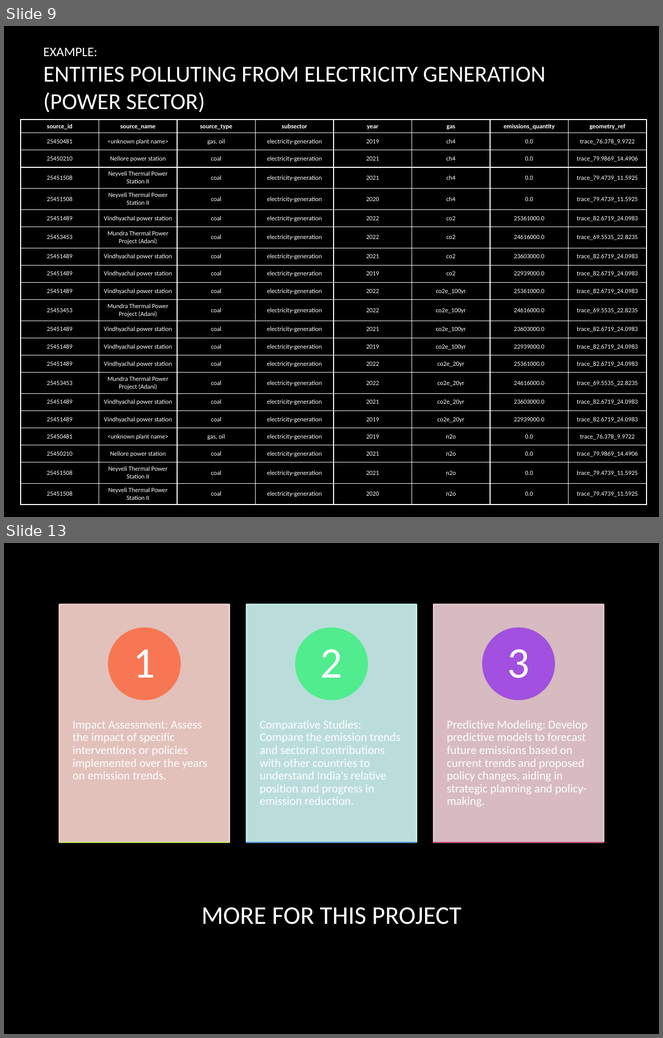
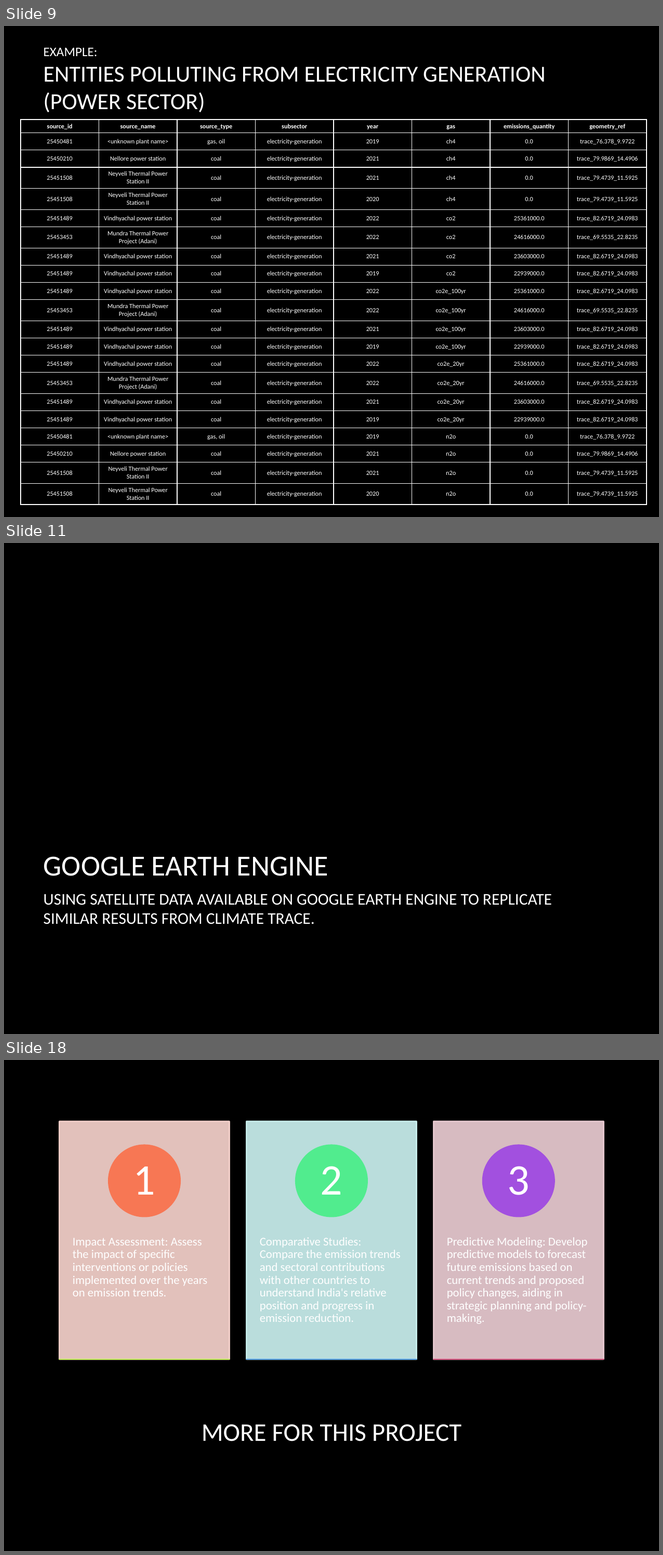
Before and after one commit to kruzee07/projects, a slide deck: Exploratory Data Analysis/assets/Internship Report.pptx. Shown one above the other, each under a label of ours: slides 9 and 13 before the commit, slides 9, 11 and 18 after it; the slides between them are not shown. The pictures are 663x1038 and 663x1555 pixels, drawn with LibreOffice and Linux fonts; fonts in the diff are those of the drawing; background and template pictures are left out. Boxes give left, top, right and bottom in pixels: in the first picture for what was removed or moved away, otherwise in the second. Text is boxed around its words. In the diff, an @@ line names an element or a change of style, - is before the commit and + after.

```diff
--- a/Exploratory Data Analysis/assets/Internship Report.pptx
+++ b/Exploratory Data Analysis/assets/Internship Report.pptx
@@ slide 11 added at box(4, 543, 659, 1034), background picture (left out) @@
@@ title added at box(44, 857, 328, 876), 32 pt, text #FFFFFF @@
+GOOGLE EARTH ENGINE
@@ text added at box(44, 894, 552, 925), 18 pt, text #FFFFFF @@
+USING SATELLITE DATA AVAILABLE ON GOOGLE EARTH ENGINE TO REPLICATE SIMILAR RESULTS FROM CLIMATE TRACE.
@@ what was slide 13 is now slide 18 @@
```
Also in this commit, not shown: 5 other slides added, 1 slide removed, 37 other files.
